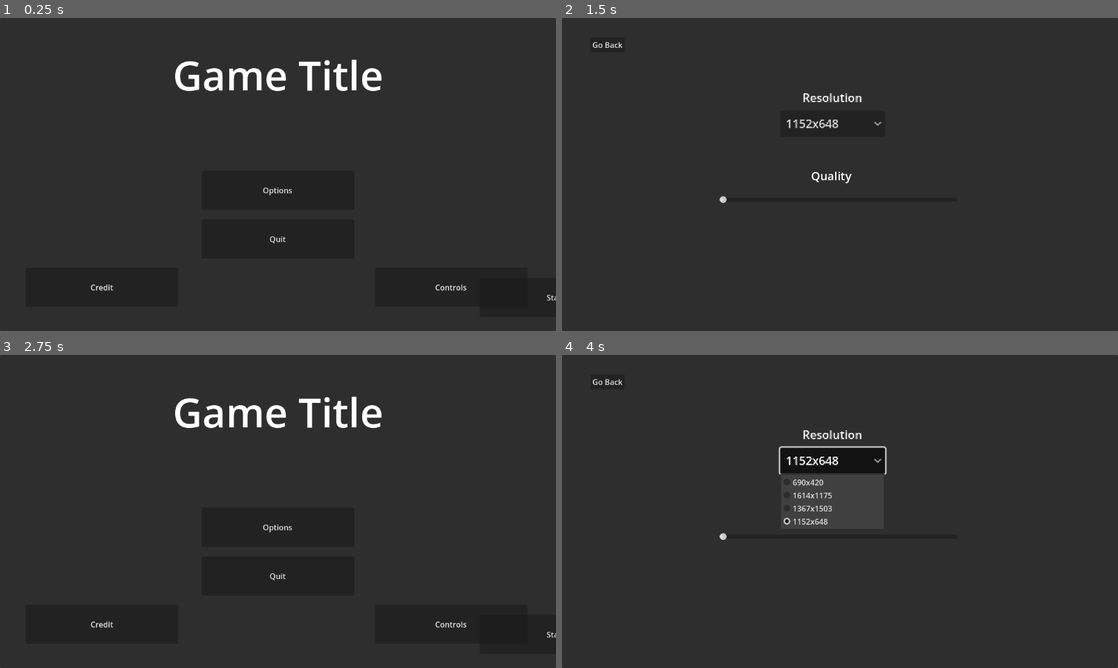
Above: before the commit, frames 1-4 (two rows, left to right).
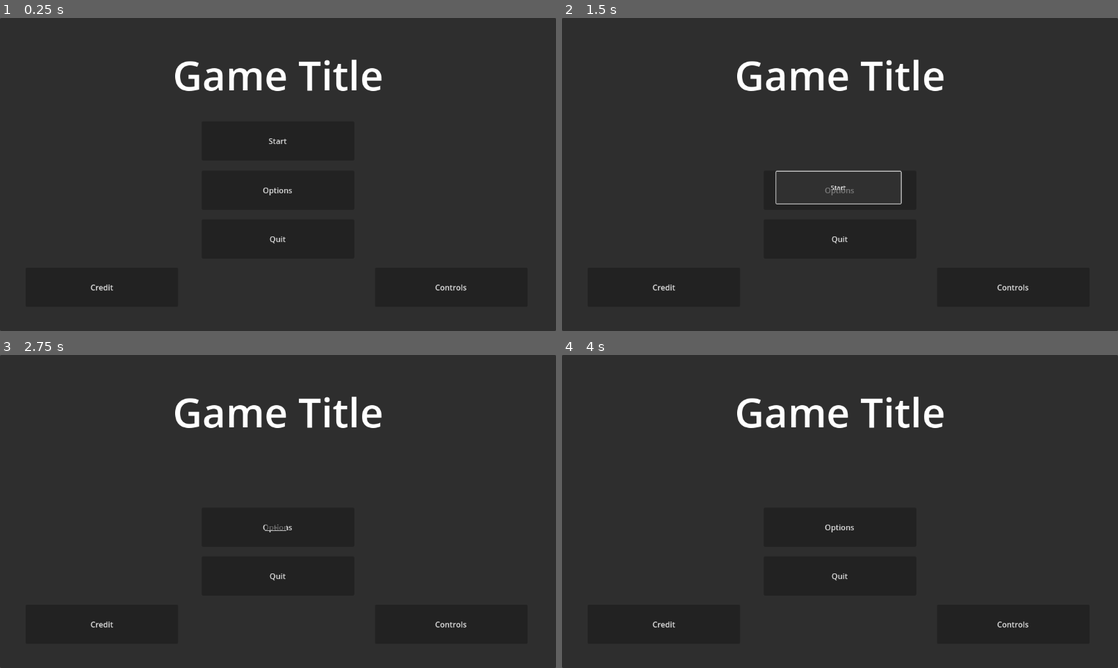
Above: after the commit, the same moments.

Repository: Benjamin-Fever/Global-Game-Jam-2024
Game: Godot game, scene res://start_menu.tscn
The game is run twice, just before and just after one commit, with the same random seed, the same clock (stepped at 60 frames per second) and the same inputs.
Inputs (mouse positions are in pixels of both pictures, inside the frame that each line leads up to):
- Up to frame 1 (0.25 s): no input
- Up to frame 2 (1.5 s): click (840, 140) at 0.5 s, where only the run after the commit has a clickable "Start"; click (834, 177) at 1.25 s, where only the run after the commit has a clickable "Start"
- Up to frame 3 (2.75 s): click (44, 383) at 2 s, where only the run before the commit has a clickable "Go Back"
- Up to frame 4 (4 s): click (840, 527) at 2.75 s, where only the run after the commit has a clickable "Start"; click (834, 461) at 3.5 s, where only the run before the commit has a clickable "1152x648"

The runs differ from the first frame. In frame 1, less than 0.1% of the frame differs, in the area x 48-100%, y 38-91%; in frame 2, 2.3%; in frame 3, less than 0.1%; in frame 4, 4.8%, in the area x 5-84%, y 7-88%.

Commit message:
Update start_menu.tscn

Diff:
--- a/start_menu.tscn
+++ b/start_menu.tscn
@@ -123,10 +123,10 @@
 anchor_top = 0.5
 anchor_right = 0.5
 anchor_bottom = 0.5
-offset_left = 417.96
-offset_top = 213.95
-offset_right = 734.041
-offset_bottom = 294.961
+offset_left = -158.04
+offset_top = -110.05
+offset_right = 158.041
+offset_bottom = -29.039
 grow_horizontal = 2
 grow_vertical = 2
 text = "Start"
